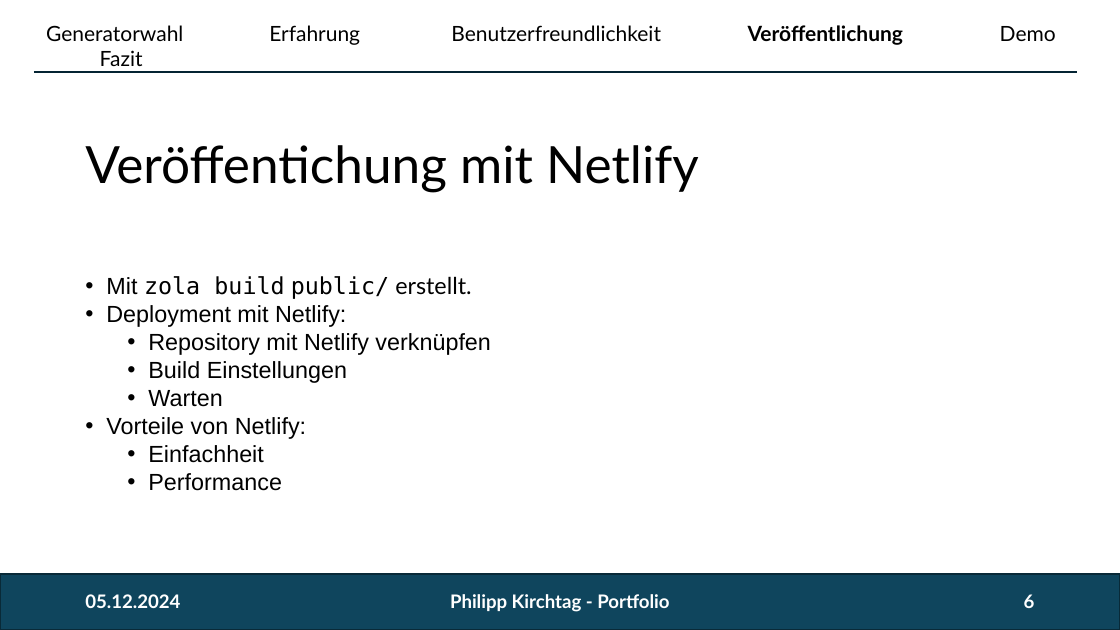
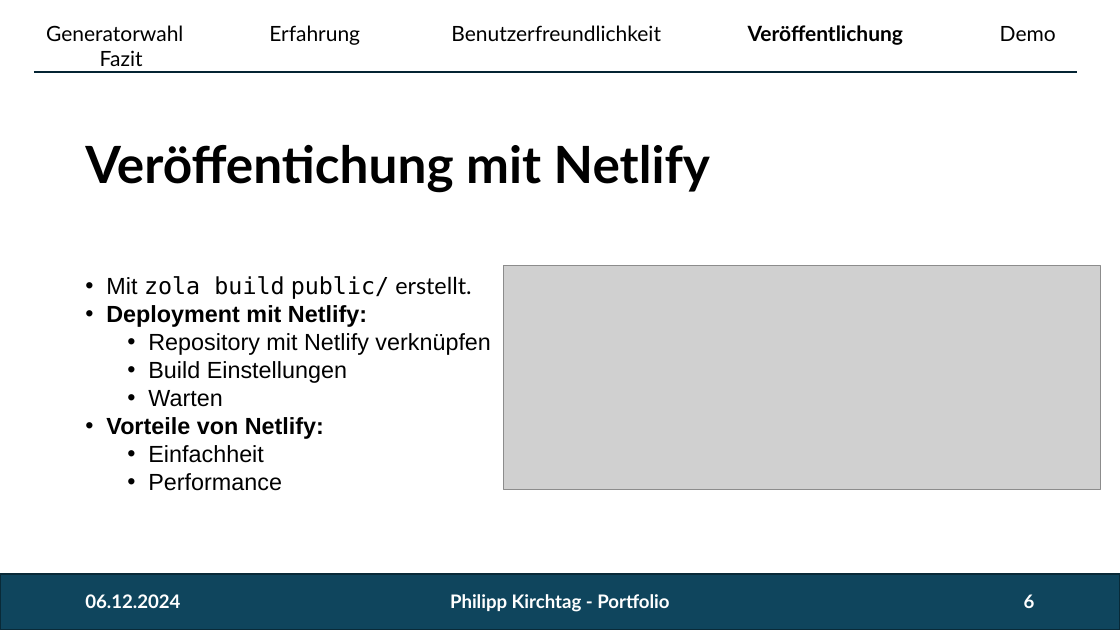
Before and after one commit to philippkirchtag/portfolio, a slide deck: slide 6 of portfolio_kirchtag.pptx. Drawn at 1120x630 pixels with LibreOffice and Linux fonts; fonts in the diff are those of the drawing; grey boxes stand for pictures. Boxes give left, top, right and bottom in pixels: in the first picture for what was removed or moved away, otherwise in the second. Text is boxed around its words. In the diff, an @@ line names an element or a change of style, - is before the commit and + after.

```diff
--- a/portfolio_kirchtag.pptx
+++ b/portfolio_kirchtag.pptx
@@ title "Veröffentichung mit Netlify" at [85,145,710,193]: bold on @@
@@ picture added at [503,266,1102,489] @@
@@ text at [106,305,367,439]: bold on in "Deployment mit Netlify:", "Vorteile von Netlify:" @@
@@ text at [85,594,180,608]: text changed @@
-05.12.2024
+06.12.2024
```
Also in this commit, not shown: 7 other slides changed, 1 other file.
